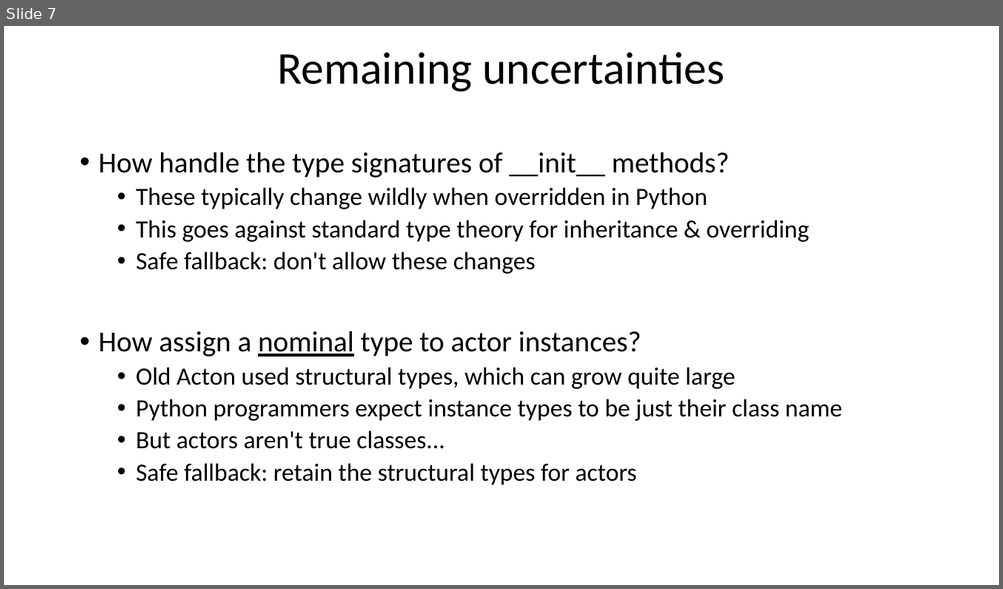
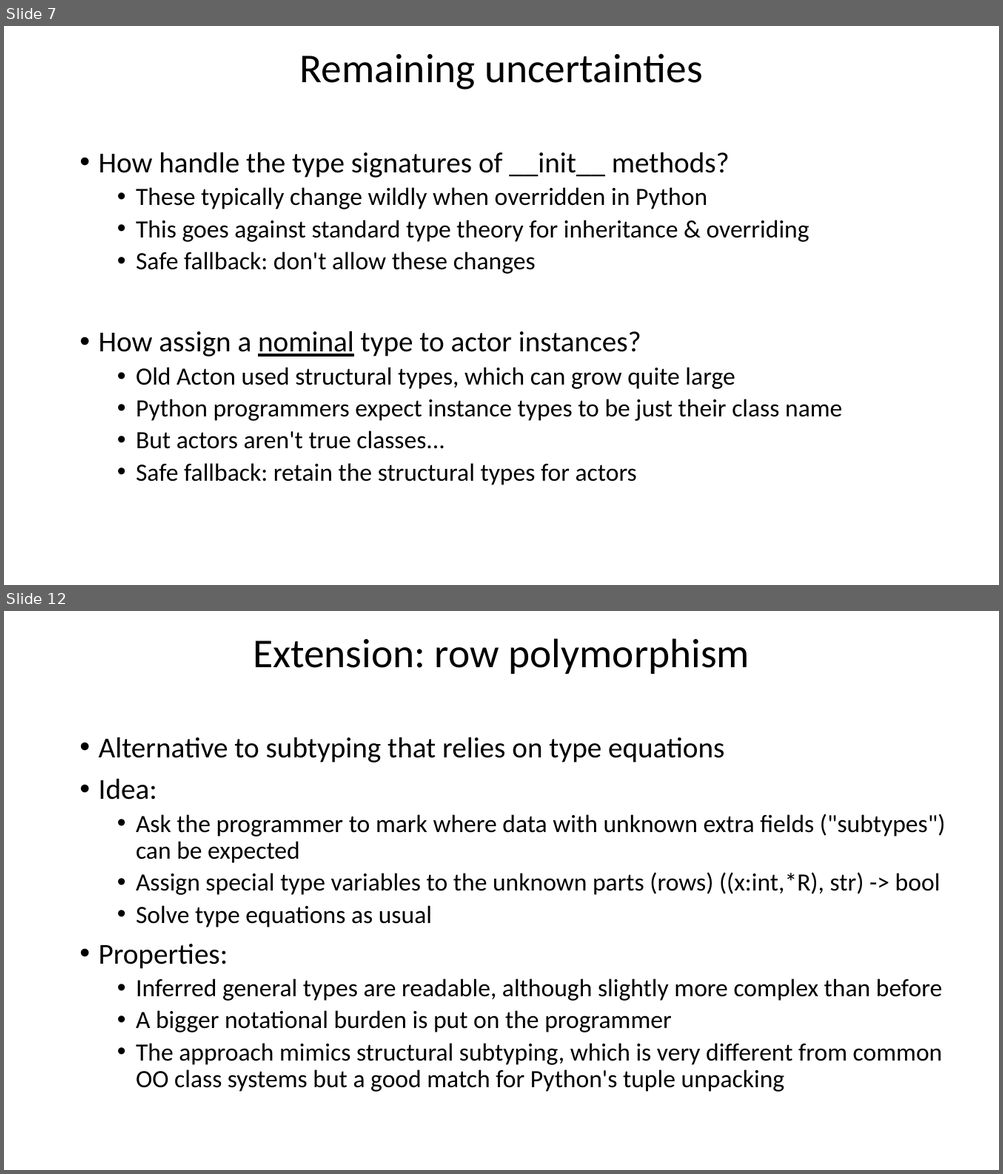
Before and after one commit to actonlang/acton, a slide deck: ActonCompiler.pptx. Shown one above the other, each under a label of ours: slide 7 before the commit, slides 7 and 12 after it; the slides between them are not shown. The pictures are 1003x589 and 1003x1174 pixels, drawn with LibreOffice and Linux fonts; fonts in the diff are those of the drawing. Boxes give left, top, right and bottom in pixels: in the first picture for what was removed or moved away, otherwise in the second. Text is boxed around its words. In the diff, an @@ line names an element or a change of style, - is before the commit and + after.

```diff
--- a/ActonCompiler.pptx
+++ b/ActonCompiler.pptx
@@ slide 12 added at (x1=4, y1=611, x2=999, y2=1170), background #FFFFFF @@
@@ title added at (x1=253, y1=638, x2=750, y2=674), 39.6 pt, text #000000 @@
+Extension: row polymorphism
@@ text added at (x1=99, y1=737, x2=945, y2=1092), 24 pt, text #000000 @@
+• Alternative to subtyping that relies on type equations
+• Idea:
+  • Ask the programmer to mark where data with unknown extra fields ("subtypes") can be expected
+  • Assign special type variables to the unknown parts (rows) ((x:int,*R), str) -> bool
+  • Solve type equations as usual
+• Properties:
+  • Inferred general types are readable, although slightly more complex than before
+  • A bigger notational burden is put on the programmer
+  • The approach mimics structural subtyping, which is very different from common OO class systems but a good match for Python's tuple unpacking
@@ slide 7 changed as well @@
@@ title "Remaining uncertainties" at (x1=300, y1=53, x2=702, y2=90): size 44 to 39.6 pt @@
```
Also in this commit, not shown: 6 other slides changed, 8 other slides added.
